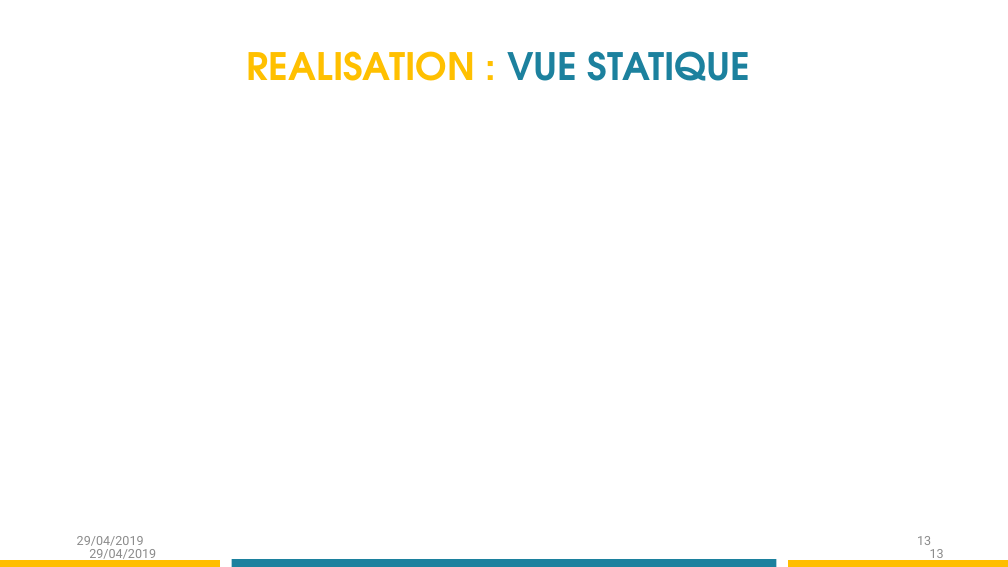
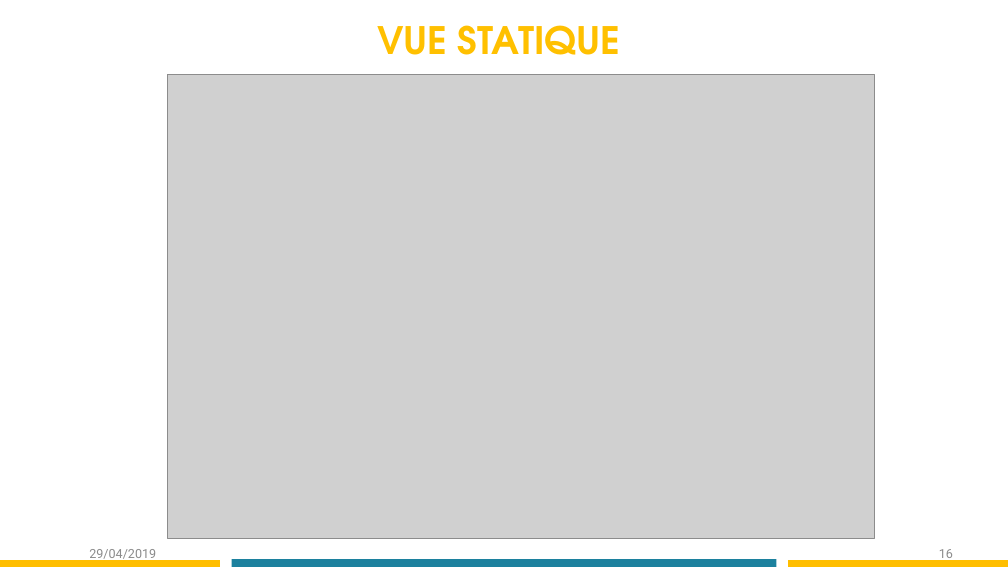
Before and after one commit to ansnoussi/conceptionGL2, a slide deck: slide 16 of Présentation Projet .pptx (slide 13 before the commit). Drawn at 1008x567 pixels with LibreOffice and Linux fonts; fonts in the diff are those of the drawing; grey boxes stand for pictures. Boxes give left, top, right and bottom in pixels: in the first picture for what was removed or moved away, otherwise in the second. Text is boxed around its words. In the diff, an @@ line names an element or a change of style, - is before the commit and + after.

```diff
--- a/Présentation Projet .pptx
+++ b/Présentation Projet .pptx
@@ text at [377, 25, 621, 55]: text changed @@
-REALISATION : VUE STATIQUE
+VUE STATIQUE
@@ picture added at [168, 74, 875, 538] @@
@@ text removed at [77, 536, 144, 546] @@
-29/04/2019
@@ page number removed at [917, 536, 931, 545] @@
-13
@@ page number at [939, 549, 953, 562]: text changed @@
-13
+16
```
Also in this commit, not shown: 14 other slides changed, 4 slides added, 2 slides removed.
